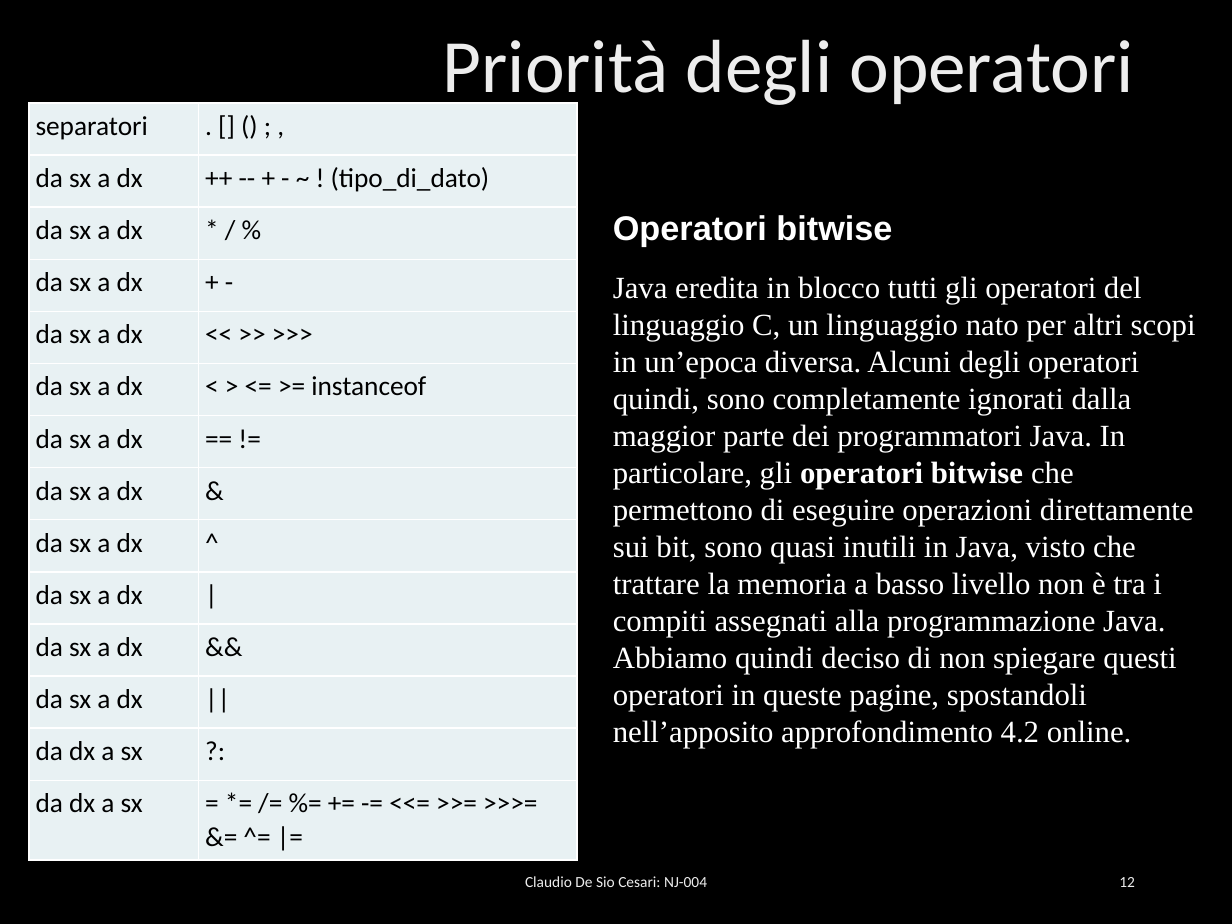
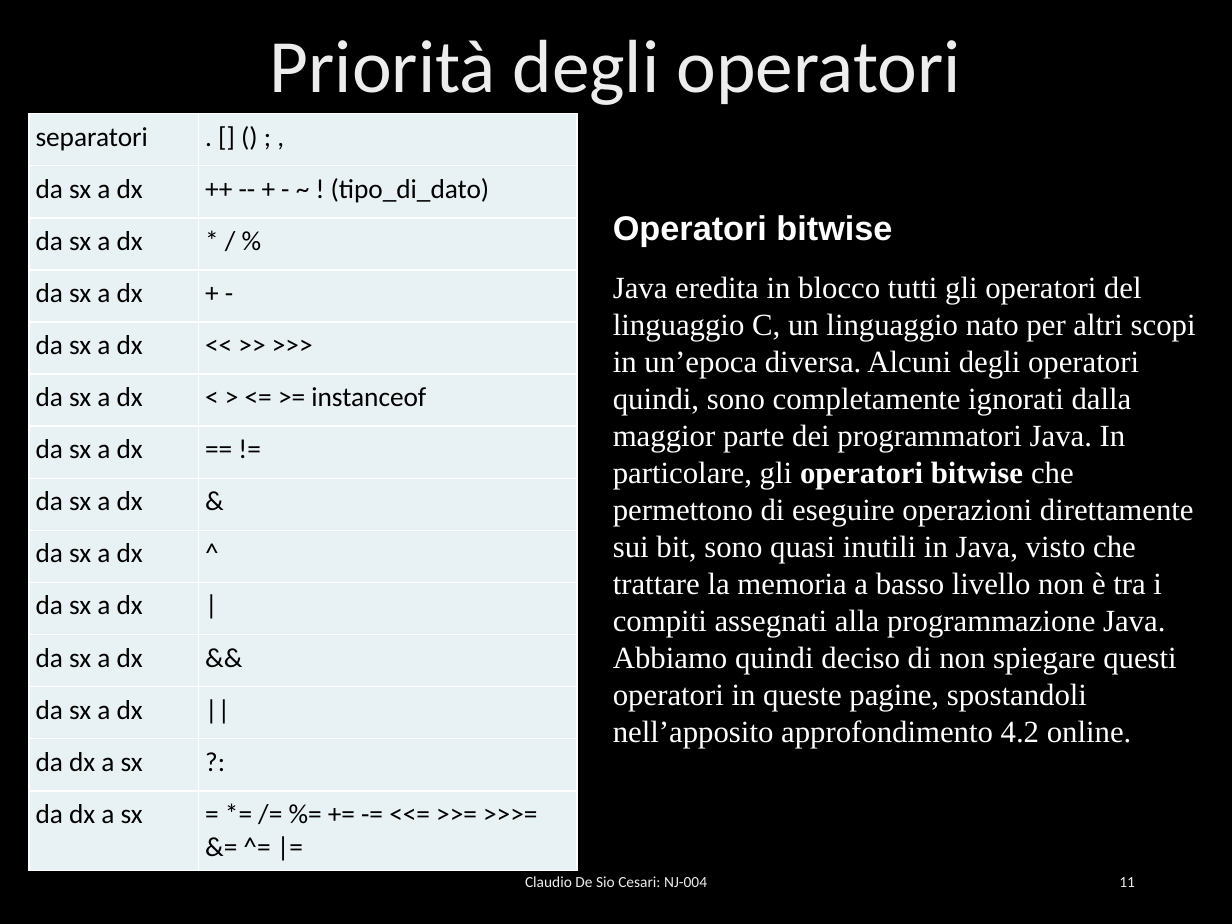
Before and after one commit to desioc/IlNuovoJavaSlides, a slide deck: slide 11 of NJ-004 - Operatori e gestione del flusso di esecuzione.pptx (slide 12 before the commit). Drawn at 1232x924 pixels with LibreOffice and Linux fonts; fonts in the diff are those of the drawing; background and template pictures are left out. Boxes give left, top, right and bottom in pixels: in the first picture for what was removed or moved away, otherwise in the second. Text is boxed around its words. In the diff, an @@ line names an element or a change of style, - is before the commit and + after.

```diff
--- a/NJ-004 - Operatori e gestione del flusso di esecuzione.pptx
+++ b/NJ-004 - Operatori e gestione del flusso di esecuzione.pptx
@@ title "Priorità degli operatori" at [270,39,960,105]: alignment right to centre @@
@@ table: place and size @@
-table at [30,103,578,860]
+table at [30,113,578,870]
@@ page number at [1119,877,1135,887]: text changed @@
-12
+11
```
Also in this commit, not shown: 30 other slides changed, 3 slides removed, 3 other files.
